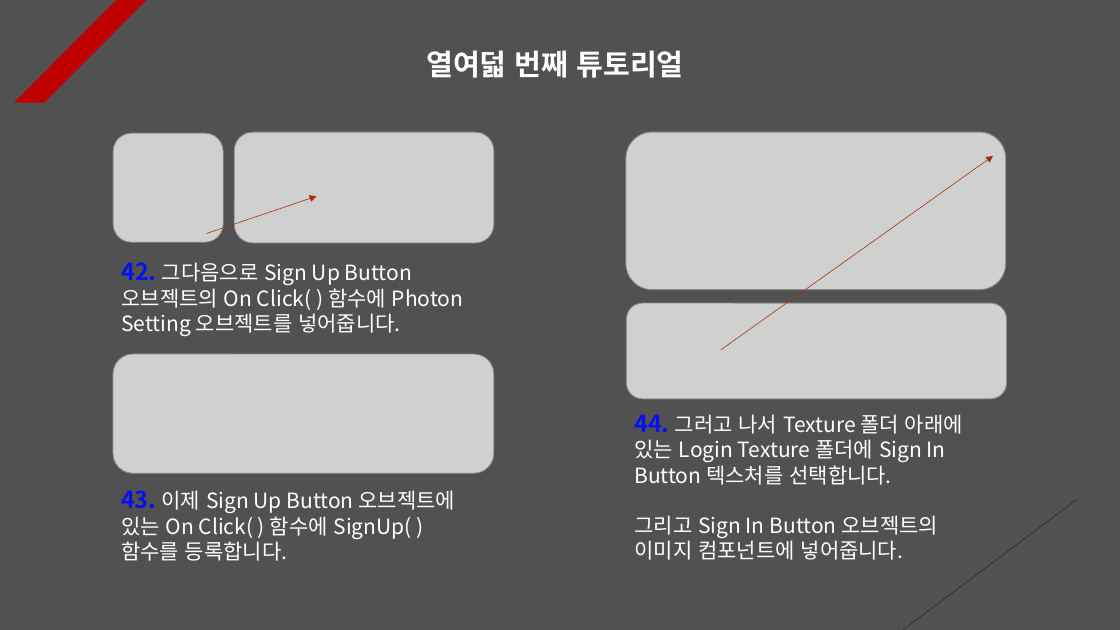
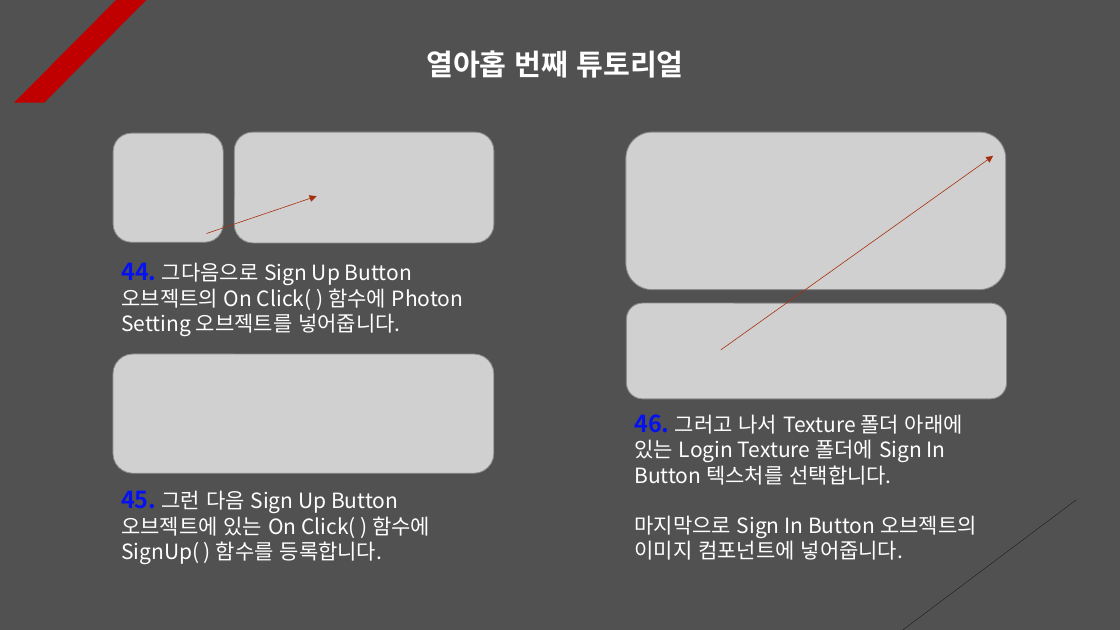
Before and after one commit to Unity2033/3D-UnityEngine, a slide deck: slide 19 of Assets/Class/Photon Server/PPT Data/Photon PlayFab.pptx (slide 18 before the commit). Drawn at 1120x630 pixels with LibreOffice and Linux fonts; fonts in the diff are those of the drawing; grey boxes stand for pictures. Boxes give left, top, right and bottom in pixels: in the first picture for what was removed or moved away, otherwise in the second. Text is boxed around its words. In the diff, an @@ line names an element or a change of style, - is before the commit and + after.

Commit message:
Photon Server PPT Data Update
- Add resource data

```diff
--- a/Assets/Class/Photon Server/PPT Data/Photon PlayFab.pptx
+++ b/Assets/Class/Photon Server/PPT Data/Photon PlayFab.pptx
@@ text at <box>426,50,684,78</box>: text changed @@
-열여덟 번째 튜토리얼
+열아홉 번째 튜토리얼
@@ text at <box>121,262,463,336</box>: text changed @@
-42. 그다음으로 Sign Up Button 오브젝트의 On Click( ) 함수에 Photon Setting 오브젝트를 넣어줍니다.
+44. 그다음으로 Sign Up Button 오브젝트의 On Click( ) 함수에 Photon Setting 오브젝트를 넣어줍니다.
@@ text at <box>634,414,977,560</box>: text changed @@
-44. 그러고 나서 Texture 폴더 아래에 있는 Login Texture 폴더에 Sign In Button 텍스처를 선택합니다.
-그리고 Sign In Button 오브젝트의 이미지 컴포넌트에 넣어줍니다.
+46. 그러고 나서 Texture 폴더 아래에 있는 Login Texture 폴더에 Sign In Button 텍스처를 선택합니다.
+마지막으로 Sign In Button 오브젝트의 이미지 컴포넌트에 넣어줍니다.
@@ text at <box>121,490,430,564</box>: text changed @@
-43. 이제 Sign Up Button 오브젝트에 있는 On Click( ) 함수에 SignUp( ) 함수를 등록합니다.
+45. 그런 다음 Sign Up Button 오브젝트에 있는 On Click( ) 함수에 SignUp( ) 함수를 등록합니다.
```
Also in this commit, not shown: 9 other slides changed, 1 slide added, 12 other files.
